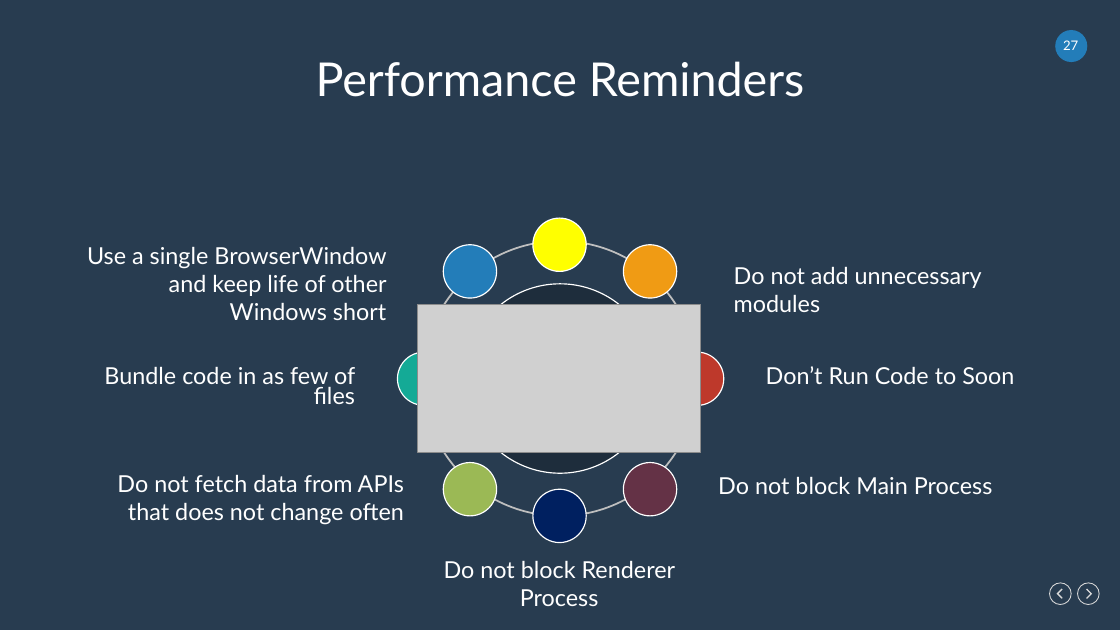
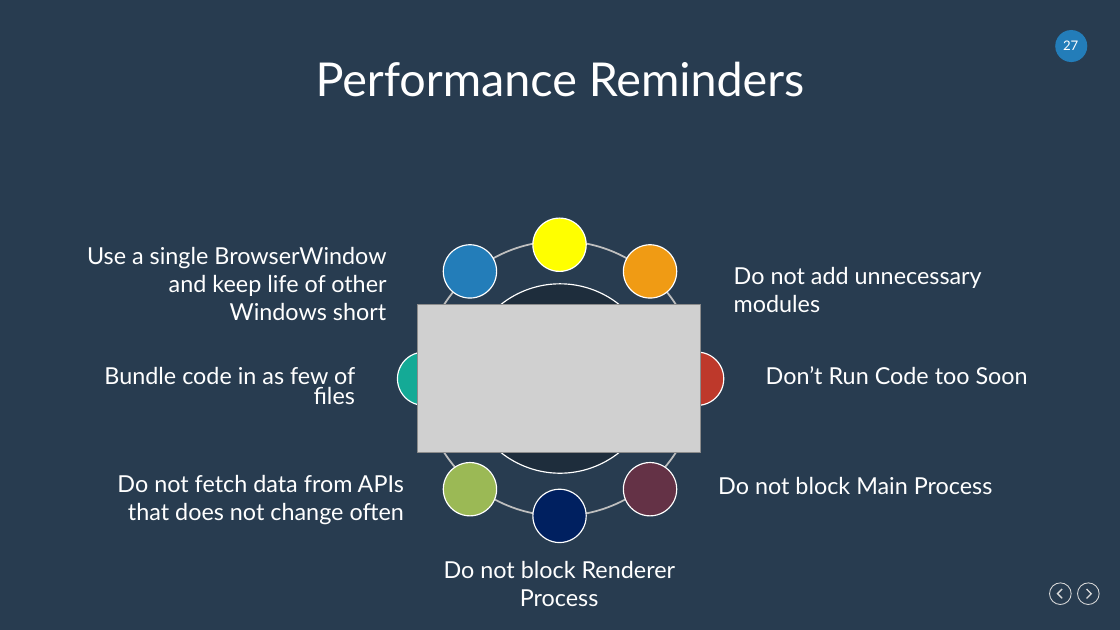
Before and after one commit to cwoodruff/electron_demos, a slide deck: slide 27 of Electron Desktop Development for Web Developers.pptx. Drawn at 1120x630 pixels with LibreOffice and Linux fonts; fonts in the diff are those of the drawing; grey boxes stand for pictures. Boxes give left, top, right and bottom in pixels: in the first picture for what was removed or moved away, otherwise in the second. Text is boxed around its words. In the diff, an @@ line names an element or a change of style, - is before the commit and + after.

```diff
--- a/Electron Desktop Development for Web Developers.pptx
+++ b/Electron Desktop Development for Web Developers.pptx
@@ text at box(766, 366, 1028, 384): text changed @@
-Don’t Run Code to Soon
+Don’t Run Code too Soon
```
Also in this commit, not shown: 1 other slide changed.
